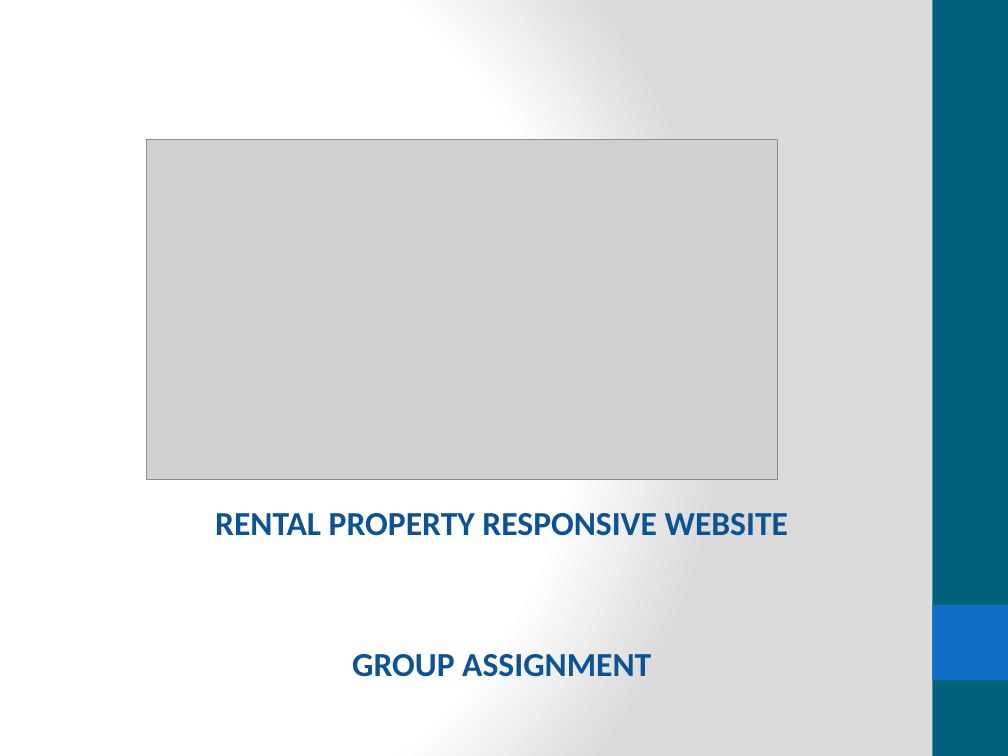
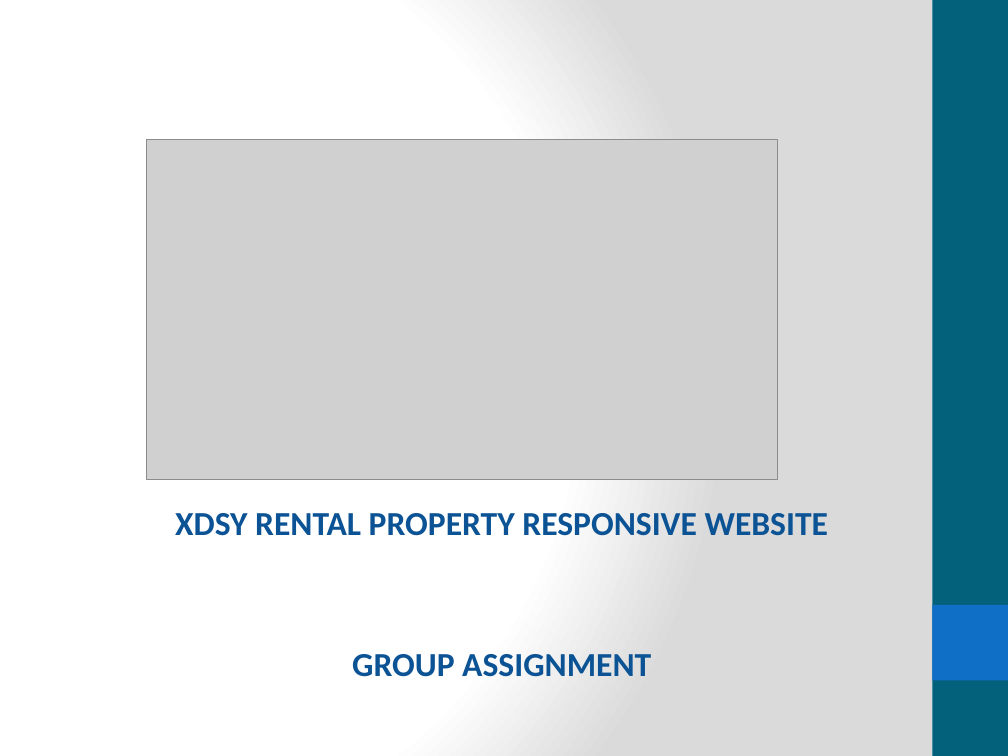
Before and after one commit to jc444921/ProjectFirstStage, a slide deck: slide 1 of Team02.pptx. Drawn at 1008x756 pixels with LibreOffice and Linux fonts; fonts in the diff are those of the drawing; grey boxes stand for pictures. Boxes give left, top, right and bottom in pixels: in the first picture for what was removed or moved away, otherwise in the second. Text is boxed around its words. In the diff, an @@ line names an element or a change of style, - is before the commit and + after.

Commit message:
UpdateSlides

```diff
--- a/Team02.pptx
+++ b/Team02.pptx
@@ subtitle at bbox=[175, 513, 828, 536]: text changed @@
-RENTAL PROPERTY RESPONSIVE WEBSITE
+XDSY RENTAL PROPERTY RESPONSIVE WEBSITE
```
Also in this commit, not shown: 3 other slides changed, 1 slide added, 1 slide removed.
